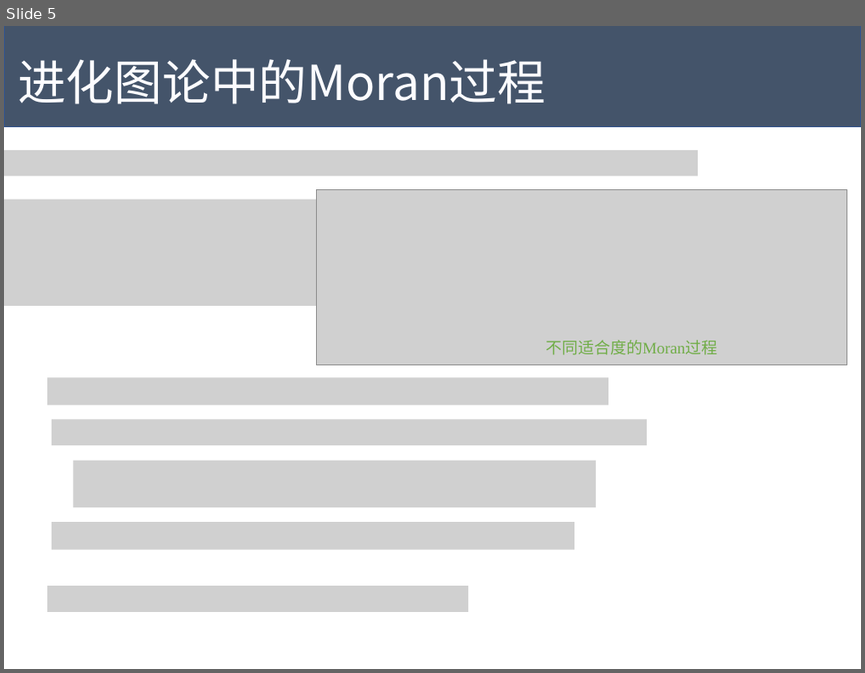
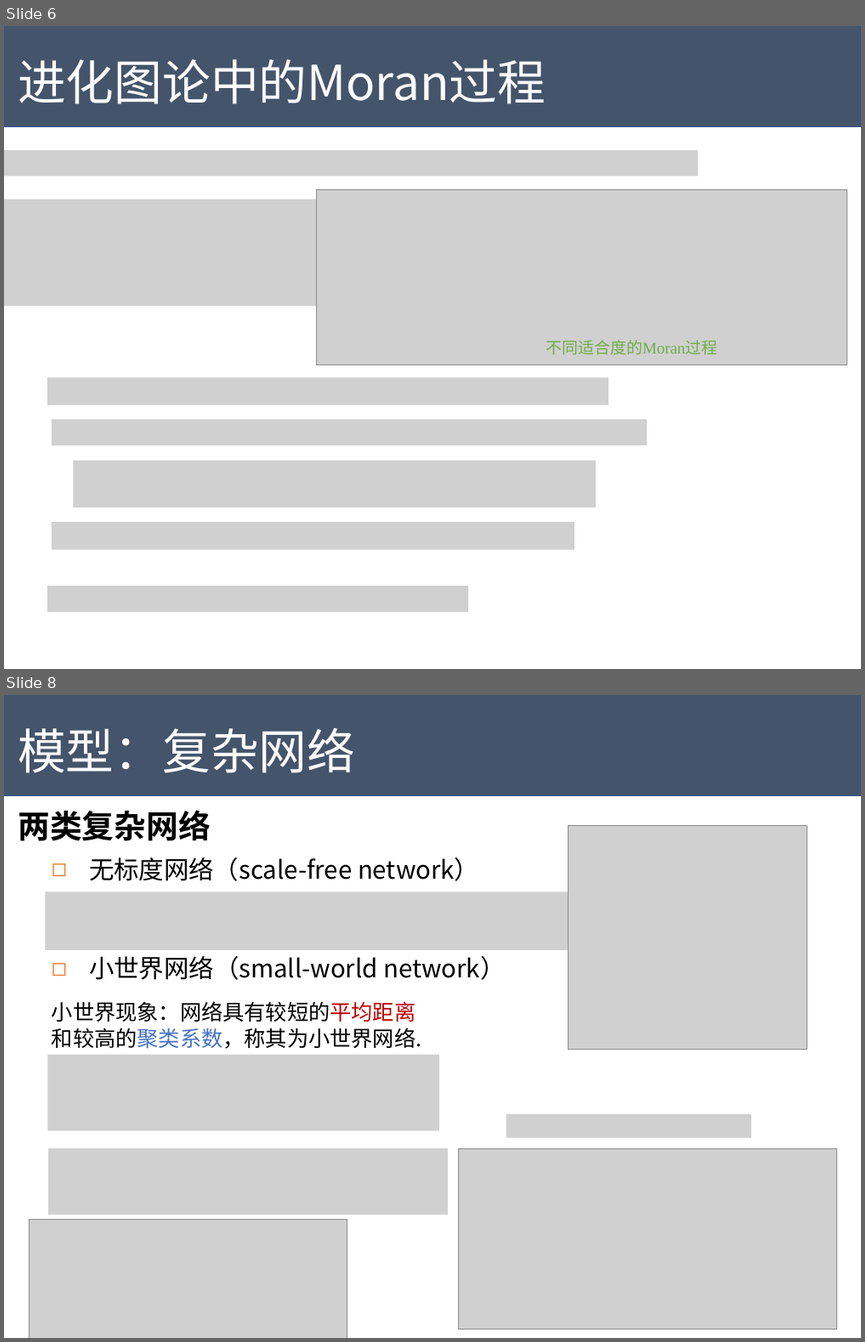
Before and after one commit to Tigerrr07/GNN-tiger, a slide deck: dynamics/pre.pptx. Shown one above the other, each under a label of ours: slide 5 before the commit, slides 6 and 8 after it; the slides between them are not shown. The pictures are 865x673 and 865x1342 pixels, drawn with LibreOffice and Linux fonts; fonts in the diff are those of the drawing; grey boxes stand for pictures. Boxes give left, top, right and bottom in pixels: in the first picture for what was removed or moved away, otherwise in the second. Text is boxed around its words. In the diff, an @@ line names an element or a change of style, - is before the commit and + after.

```diff
--- a/dynamics/pre.pptx
+++ b/dynamics/pre.pptx
@@ slide 8 added at box(4, 695, 861, 1338), background #FFFFFF @@
@@ rectangle added at box(4, 695, 861, 796), fill #44546A, outline #325491 1 pt @@
@@ text added at box(18, 728, 355, 773), 54 pt, text #FCFCFF @@
+模型：复杂网络
@@ text added at box(18, 810, 211, 841), 36 pt, text #000000, bold @@
+两类复杂网络
@@ picture added at box(568, 826, 806, 1049) @@
@@ text added at box(89, 857, 479, 881), 28 pt, text #000000 @@
+◻ 无标度网络（scale-free network）
@@ picture added at box(45, 891, 568, 950) @@
@@ text added at box(89, 956, 505, 980), 28 pt, text #000000 @@
+◻ 小世界网络（small-world network）
@@ text added at box(52, 1001, 421, 1049), 24 pt, text #000000 @@
+小世界现象：网络具有较短的平均距离和较高的聚类系数，称其为小世界网络.
@@ picture added at box(47, 1055, 439, 1131) @@
@@ picture added at box(506, 1114, 751, 1138) @@
@@ picture added at box(48, 1148, 448, 1214) @@
@@ picture added at box(459, 1148, 837, 1329) @@
@@ picture added at box(29, 1219, 347, 1338) @@
@@ what was slide 5 is now slide 6 @@
```
Also in this commit, not shown: 5 slides changed, 4 other slides added, 11 slides removed, 5 other files.
